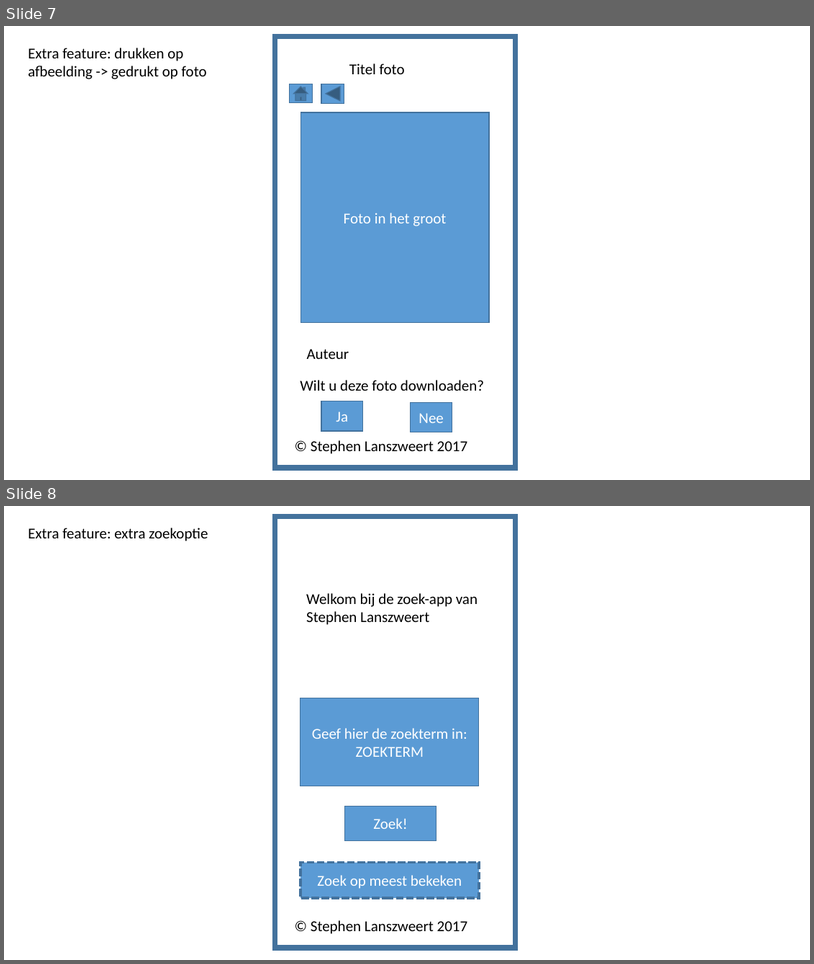
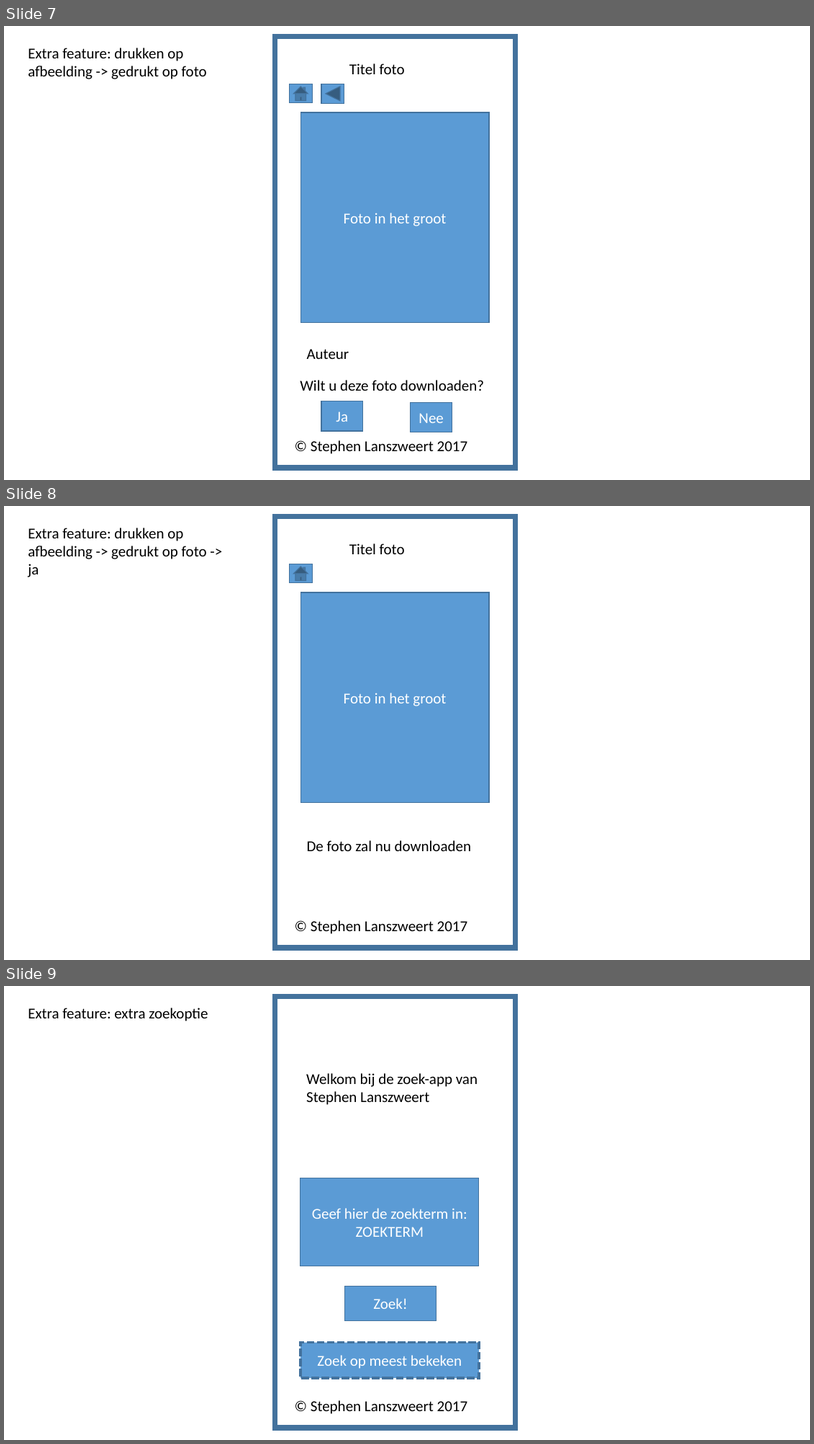
Before and after one commit to LanszweertStephen/Project26032017, a slide deck: BasisWireframe_SL.pptx. Shown one above the other, each under a label of ours: slides 7 and 8 before the commit, slides 7, 8 and 9 after it. The pictures are 814x964 and 814x1444 pixels, drawn with LibreOffice and Linux fonts; fonts in the diff are those of the drawing. Boxes give left, top, right and bottom in pixels: in the first picture for what was removed or moved away, otherwise in the second. Text is boxed around its words. In the diff, an @@ line names an element or a change of style, - is before the commit and + after.

```diff
--- a/BasisWireframe_SL.pptx
+++ b/BasisWireframe_SL.pptx
@@ slide 8 added at [4, 506, 810, 960], background #FFFFFF @@
@@ rectangle added at [275, 516, 516, 947], outline #43739E 6 pt @@
@@ text added at [28, 528, 207, 577], 18 pt, text #000000 @@
+Extra feature: drukken op afbeelding -> gedrukt op foto -> ja
@@ text added at [350, 543, 405, 554], 18 pt, text #000000 @@
+Titel foto
@@ action button home added at [290, 564, 313, 583], fill #5B9BD5, outline #43739E 1 pt @@
@@ rectangle added at [301, 592, 490, 803], fill #5B9BD5, outline #43739E 1 pt, 18 pt, text #FFFFFF @@
+Foto in het groot
@@ text added at [307, 840, 471, 851], 18 pt, text #000000 @@
+De foto zal nu downloaden
@@ text added at [311, 920, 468, 934], 18 pt, text #000000 @@
+© Stephen Lanszweert 2017
@@ what was slide 8 is now slide 9 @@
```
Also in this commit, not shown: 1 slide changed, 1 other slide added.
